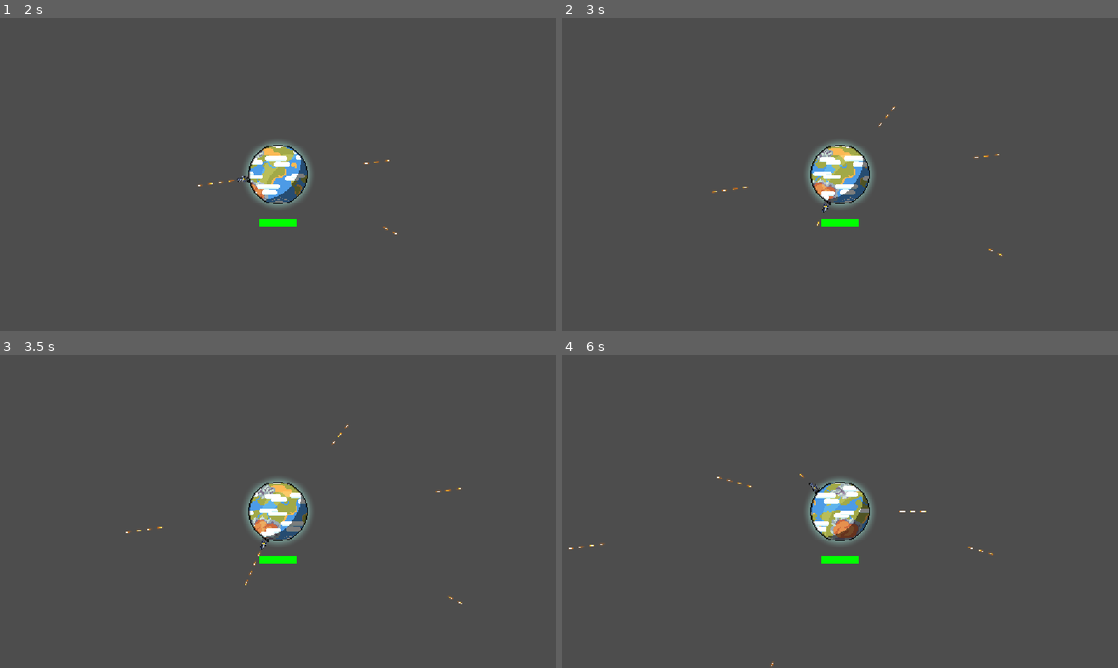
Above: before the commit, frames 1-4 (two rows, left to right).
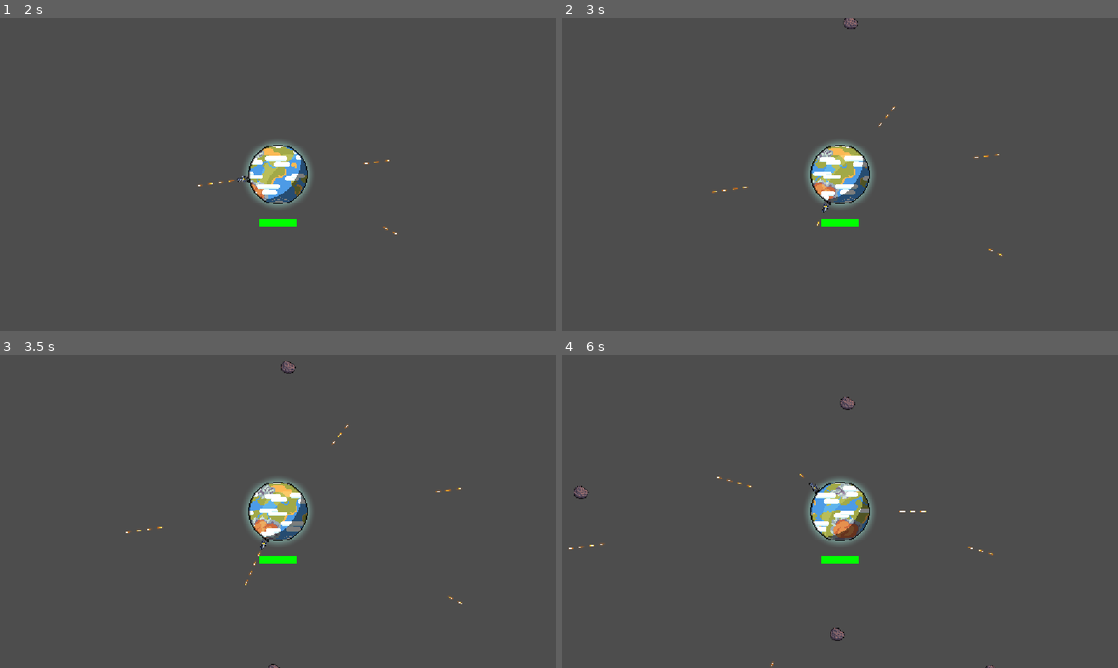
Above: after the commit, the same moments.

Repository: jeanleny/GalacticBouillabaisse
Game: Godot game, scene res://Scenes/game.tscn
Two runs of this game, one before a commit and one after it. Both use one fixed random seed, a clock stepped at 60 frames per second and the inputs below. The project has no main scene, so this scene is started directly.
Inputs (mouse positions are in pixels of both pictures, inside the frame that each line leads up to):
- Up to frame 1 (2 s): move the mouse to (400, 158) at 0.52 s; move the mouse to (166, 190) at 1.27 s
- Up to frame 2 (3 s): move the mouse to (895, 105) at 2.02 s; move the mouse to (812, 237) at 2.77 s
- Up to frame 3 (3.5 s): no input
- Up to frame 4 (6 s): move the mouse to (1006, 558) at 3.52 s; move the mouse to (673, 464) at 4.27 s; move the mouse to (867, 511) at 5.02 s; move the mouse to (756, 433) at 5.77 s

Frame 1 is identical in both runs. In frame 2, less than 0.1% of the frame differs, in the area x 50-54%, y 0-4%; in frame 3, less than 0.1%; in frame 4, 0.2%, in the area x 2-78%, y 13-100%.

Commit message:
add asteroid in the game

Diff:
--- a/galactic-bouillabaisse/Scenes/Enemies/asteroid.tscn
+++ b/galactic-bouillabaisse/Scenes/Enemies/asteroid.tscn
@@ -83,6 +83,7 @@
 }]
 
 [node name="asteroid" type="CharacterBody2D" unique_id=1817814915 groups=["Ennemy"]]
+scale = Vector2(0.4, 0.4)
 script = ExtResource("1_a2bka")
 
 [node name="CollisionShape2D" type="CollisionShape2D" parent="." unique_id=103318920]
--- a/galactic-bouillabaisse/Scenes/game.tscn
+++ b/galactic-bouillabaisse/Scenes/game.tscn
@@ -1,7 +1,10 @@
 [gd_scene format=3 uid="uid://dqr1w560ktfhp"]
 
 [ext_resource type="PackedScene" uid="uid://cib0e82l6bp7u" path="res://Scenes/Characters/planet.tscn" id="1_ebmjs"]
+[ext_resource type="PackedScene" uid="uid://dcpjpp4g00uj8" path="res://Scenes/Enemies/spawner.tscn" id="2_qxrlw"]
 
 [node name="Node2D" type="Node2D" unique_id=1543183940]
 
 [node name="Planet" parent="." unique_id=571760872 instance=ExtResource("1_ebmjs")]
+
+[node name="Spawner" parent="." unique_id=827924818 instance=ExtResource("2_qxrlw")]
--- a/galactic-bouillabaisse/Script/Characters/planet.gd
+++ b/galactic-bouillabaisse/Script/Characters/planet.gd
@@ -14,5 +14,6 @@
 		return;
 	healthBar.takeDamage(10);
 	hit_sprite.visible = true
+	body.queue_free()
 	await get_tree().create_timer(0.1).timeout
 	hit_sprite.visible = false
--- a/galactic-bouillabaisse/Script/Characters/player.gd
+++ b/galactic-bouillabaisse/Script/Characters/player.gd
@@ -19,10 +19,10 @@
 	shoot_timer += _delta
 	if shoot_timer >= shoot_interval:
 		shoot_timer = 0.0
-		shoot(rotation)
+		shoot()
 
 # Fonction de tir : instancie une scène projectile
-func shoot(rotation):
+func shoot():
 	var projectile = SHOOT_SCENE.instantiate()
 	get_parent().add_child(projectile)
 	projectile.global_position = SHOOTING_POINT.global_position
--- a/galactic-bouillabaisse/Script/Enemies/asteroid.gd
+++ b/galactic-bouillabaisse/Script/Enemies/asteroid.gd
@@ -1,10 +1,10 @@
 extends CharacterBody2D
-@export var speed: float = 150
+@export var speed: float = 15
 @export var hp: int = 3
 #@onready var player = get_tree$"../Planet"
 var pos = Vector2(0,0)
 @onready var anim: AnimatedSprite2D = $AnimatedSprite2D
-@onready var sprite: Sprite2D = $Sprite2D
+#@onready var sprite: Sprite2D = $Sprite2D
 
 # Called when the node entrs the scene tree for the first time.
 func _ready() -> void:
@@ -15,10 +15,9 @@
 
 # Called every frame. 'delta' is the elapsed time since the previous frame.
 func _process(delta: float) -> void:
-	pass
-	#var direction = global_position.direction_to(pos).normalized()
-	#velocity = direction * speed
-	#move_and_slide()
+	var direction = global_position.direction_to(pos).normalized()
+	velocity = direction * speed
+	move_and_slide()
 
 func hit(dmg : int) -> void:
 	hp -= dmg
--- a/galactic-bouillabaisse/Script/Enemies/spawner.gd
+++ b/galactic-bouillabaisse/Script/Enemies/spawner.gd
@@ -2,17 +2,37 @@
 
 @onready var asteroid = preload("res://Scenes/Enemies/asteroid.tscn")
 
+@onready var offset_spawn = 50
+# Ratio to convert screen position to global position.
+var inv: Transform2D
+var width: float
+var height: float
+# Choose uniformly one side.
+var perimeter: float
+
 # Called when the node enters the scene tree for the first time.
 func _ready() -> void:
+	var viewport_size = get_viewport().get_visible_rect().size
+	inv = get_viewport().get_canvas_transform().affine_inverse()
+	width = viewport_size.x
+	height = viewport_size.y
+	perimeter = 2.0 * (width + height)
 	$Timer.start()
-
-
-# Called every frame. 'delta' is the elapsed time since the previous frame.
-func _process(delta: float) -> void:
-	pass
-
 
 func _on_timer_timeout() -> void:
 	var entity = asteroid.instantiate()
+	var distance = randf_range(0.0, perimeter)
+	var start_position: Vector2
+	if (distance < 2 * width):
+		if (distance < width):
+			start_position = Vector2(distance, -offset_spawn)
+		else:
+			start_position = Vector2(distance - width, height + offset_spawn)
+	else:
+		distance -= 2 * width
+		if (distance < height):
+			start_position = Vector2(-offset_spawn, distance)
+		else:
+			start_position = Vector2(width + offset_spawn, distance - height)
+	entity.set_global_position(inv * start_position)
 	add_child(entity)
-	entity.set_global_position(position)
